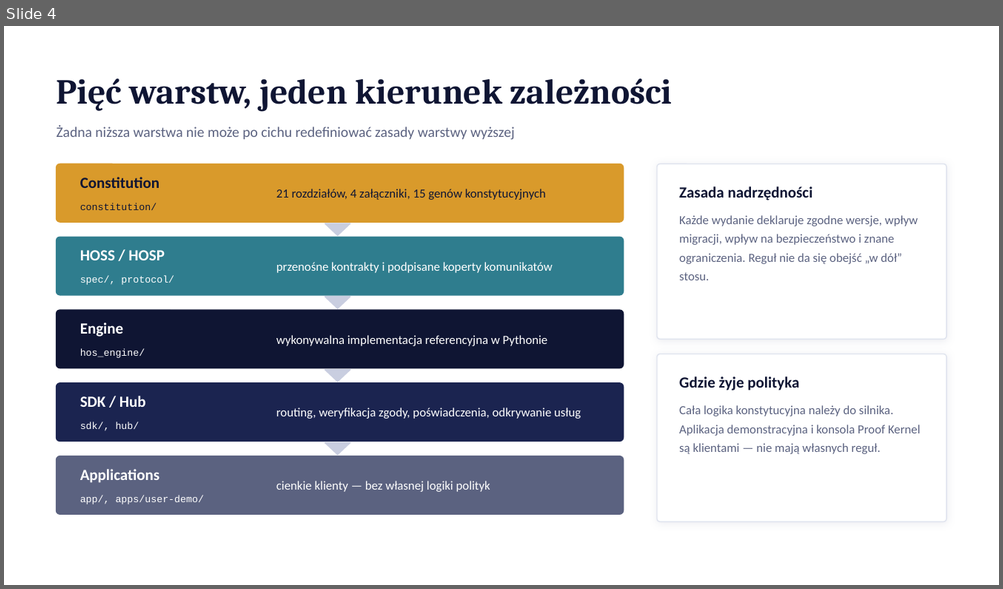
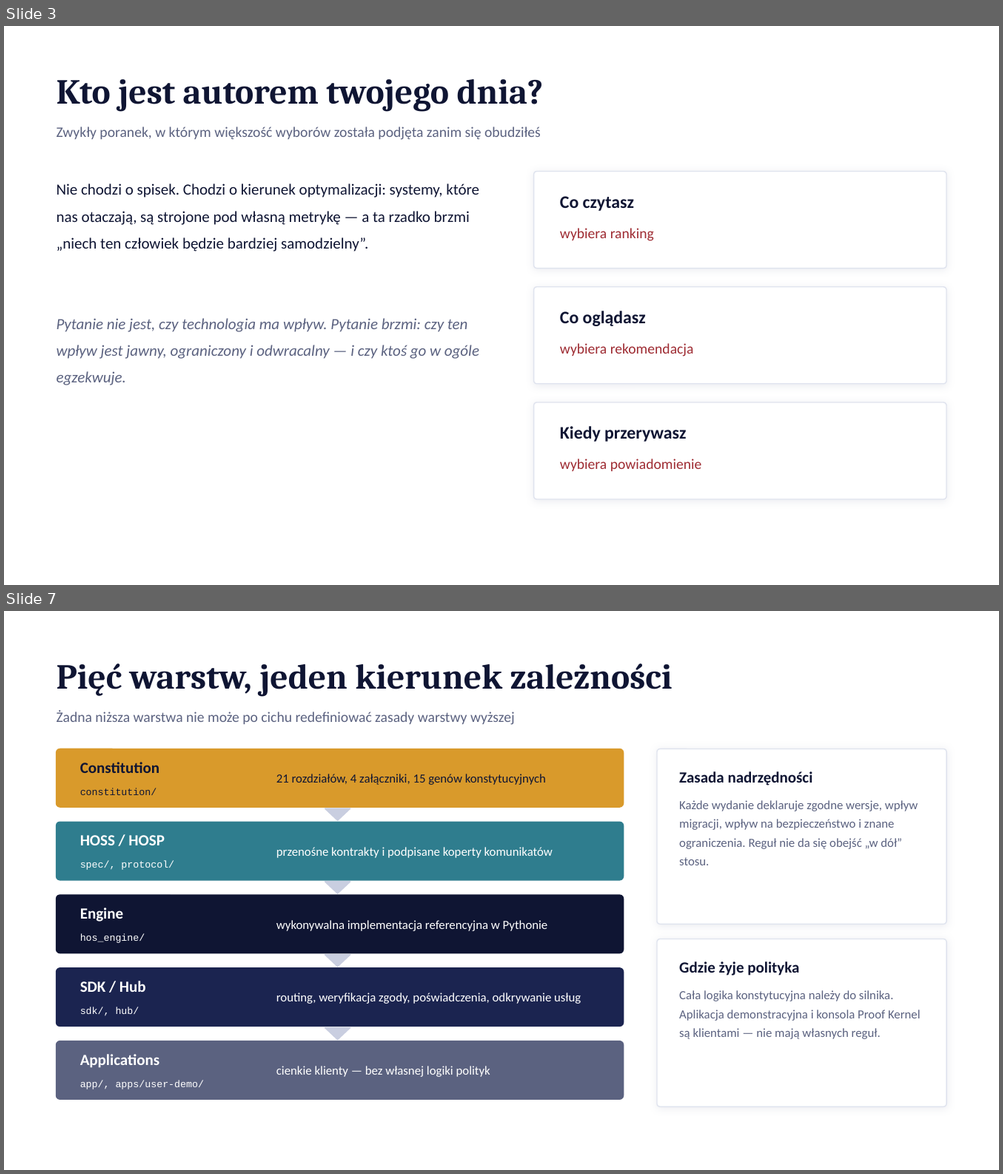
Before and after one commit to dudsi101-svg/Human-os, a slide deck: docs/presentation/Human-OS-prezentacja.pptx. Shown one above the other, each under a label of ours: slide 4 before the commit, slides 3 and 7 after it; the slides between them are not shown. The pictures are 1003x589 and 1003x1174 pixels, drawn with LibreOffice and Linux fonts; fonts in the diff are those of the drawing. Boxes give left, top, right and bottom in pixels: in the first picture for what was removed or moved away, otherwise in the second. Text is boxed around its words. In the diff, an @@ line names an element or a change of style, - is before the commit and + after.

```diff
--- a/docs/presentation/Human-OS-prezentacja.pptx
+++ b/docs/presentation/Human-OS-prezentacja.pptx
@@ slide 3 added at [4, 26, 999, 585], background #FFFFFF @@
@@ text added at [57, 79, 543, 112], 34 pt, text #0F1533, bold @@
+Kto jest autorem twojego dnia?
@@ text added at [57, 127, 540, 140], 14 pt, text #5B6280 @@
+Zwykły poranek, w którym większość wyborów została podjęta zanim się obudziłeś
@@ rounded rectangle added at [534, 172, 946, 269], fill #FFFFFF, outline #DFE3EE 1 pt @@
@@ text added at [57, 184, 479, 252], 15 pt, text #0F1533 @@
+Nie chodzi o spisek. Chodzi o kierunek optymalizacji: systemy, które nas otaczają, są strojone pod własną metrykę — a ta rzadko brzmi „niech ten człowiek będzie bardziej samodzielny”.
@@ text added at [560, 196, 634, 211], 17 pt, text #0F1533, bold @@
+Co czytasz
@@ text added at [560, 228, 654, 241], 14 pt, text #9E2B32 @@
+wybiera ranking
@@ rounded rectangle added at [534, 287, 946, 384], fill #FFFFFF, outline #DFE3EE 1 pt @@
@@ text added at [560, 311, 646, 326], 17 pt, text #0F1533, bold @@
+Co oglądasz
@@ text added at [57, 318, 479, 386], 15 pt, text #5B6280, italic @@
+Pytanie nie jest, czy technologia ma wpływ. Pytanie brzmi: czy ten wpływ jest jawny, ograniczony i odwracalny — i czy ktoś go w ogóle egzekwuje.
@@ text added at [560, 343, 694, 357], 14 pt, text #9E2B32 @@
+wybiera rekomendacja
@@ rounded rectangle added at [534, 403, 946, 500], fill #FFFFFF, outline #DFE3EE 1 pt @@
@@ text added at [560, 426, 686, 442], 17 pt, text #0F1533, bold @@
+Kiedy przerywasz
@@ text added at [560, 459, 702, 471], 14 pt, text #9E2B32 @@
+wybiera powiadomienie
@@ what was slide 4 is now slide 7 @@
```
Also in this commit, not shown: 6 slides changed, 10 other slides added, 5 slides removed, 2 other files.
